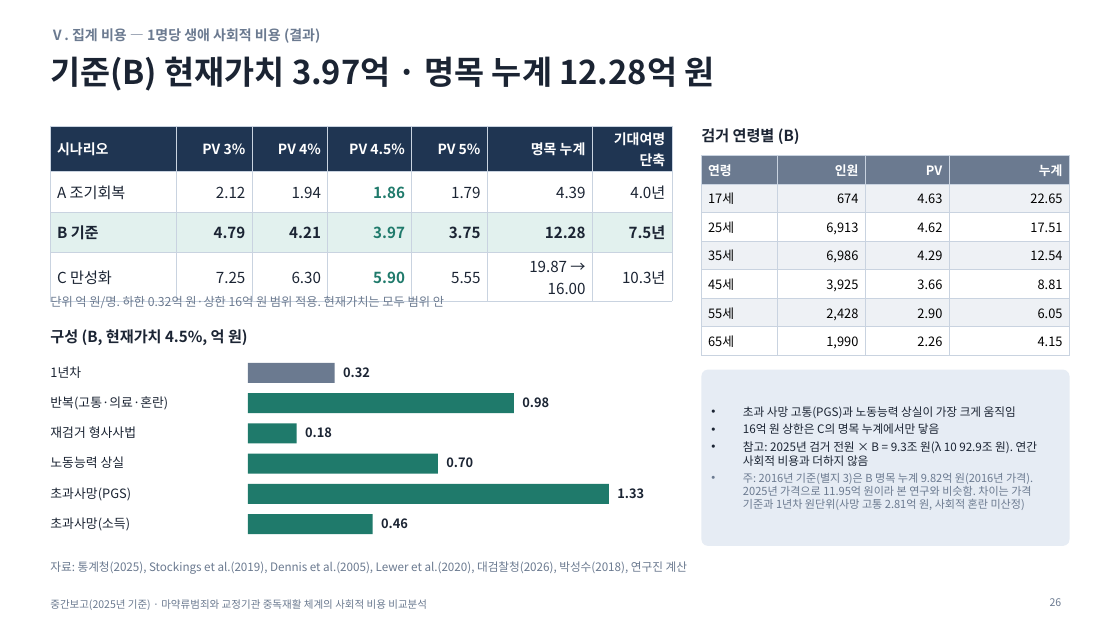
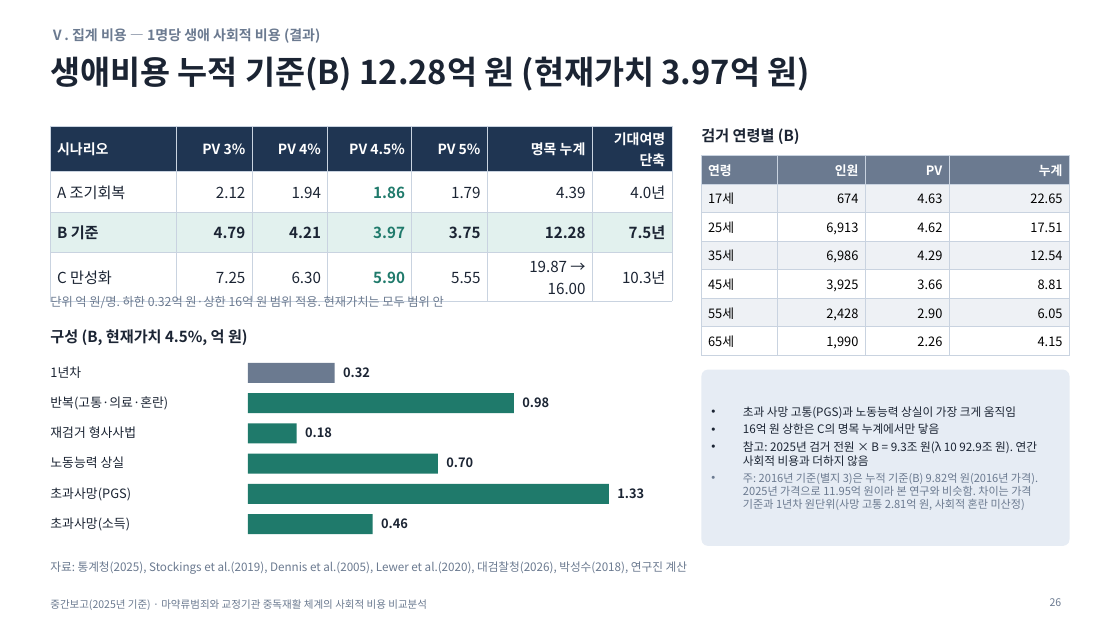
Before and after one commit to adminmrobo/drug-crime-social-cost, a slide deck: slide 26 of deliverables/2026-11-16_보고용/중간보고_마약류사회적비용_2025기준_보고용.pptx. Drawn at 1120x630 pixels with LibreOffice and Linux fonts; fonts in the diff are those of the drawing. Boxes give left, top, right and bottom in pixels: in the first picture for what was removed or moved away, otherwise in the second. Text is boxed around its words. In the diff, an @@ line names an element or a change of style, - is before the commit and + after.

Commit message:
생애비용 표기를 누적 기준(B)으로 통일

```diff
--- a/deliverables/2026-11-16_보고용/중간보고_마약류사회적비용_2025기준_보고용.pptx
+++ b/deliverables/2026-11-16_보고용/중간보고_마약류사회적비용_2025기준_보고용.pptx
@@ title at (50,56,810,91): text changed @@
-기준(B) 현재가치 3.97억 · 명목 누계 12.28억 원
+생애비용 누적 기준(B) 12.28억 원 (현재가치 3.97억 원)
@@ text at (743,473,1038,510): text changed @@
-• 주: 2016년 기준(별지 3)은 B 명목 누계 9.82억 원(2016년 가격). 2025년 가격으로 11.95억 원이라 본 연구와 비슷함. 차이는 가격 기준과 1년차 원단위(사망 고통 2.81억 원, 사회적 혼란 미산정)
+• 주: 2016년 기준(별지 3)은 누적 기준(B) 9.82억 원(2016년 가격). 2025년 가격으로 11.95억 원이라 본 연구와 비슷함. 차이는 가격 기준과 1년차 원단위(사망 고통 2.81억 원, 사회적 혼란 미산정)
```
Also in this commit, not shown: 1 other slide changed, 19 other files.
